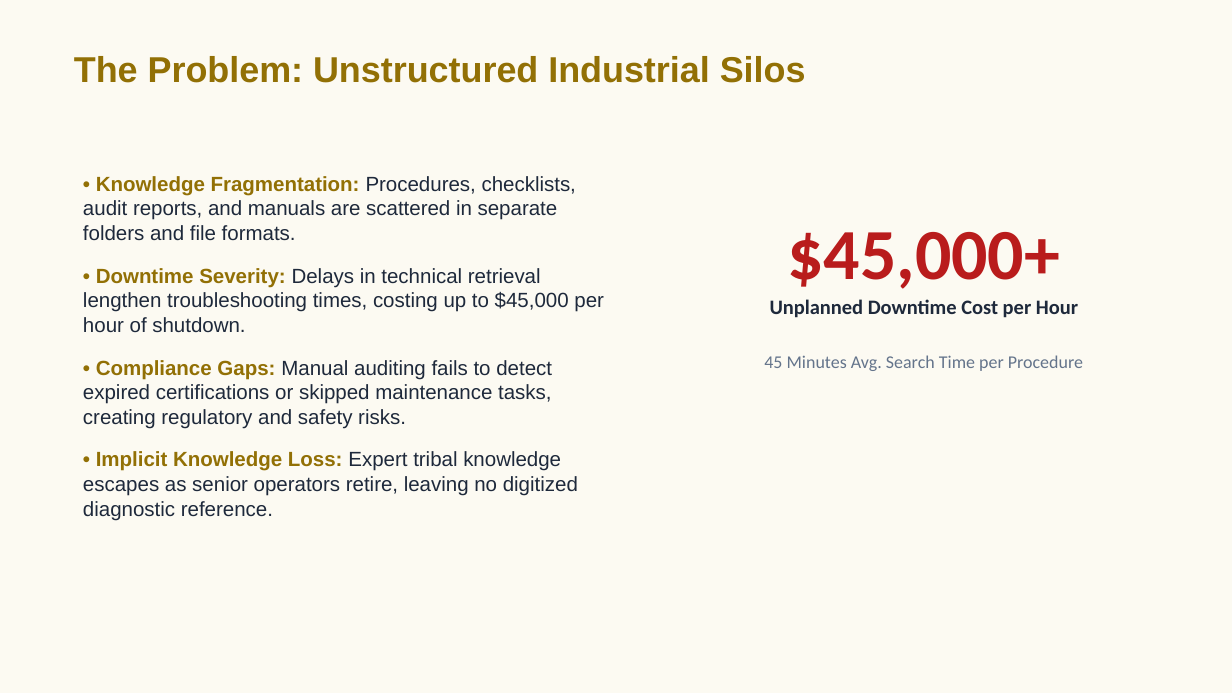
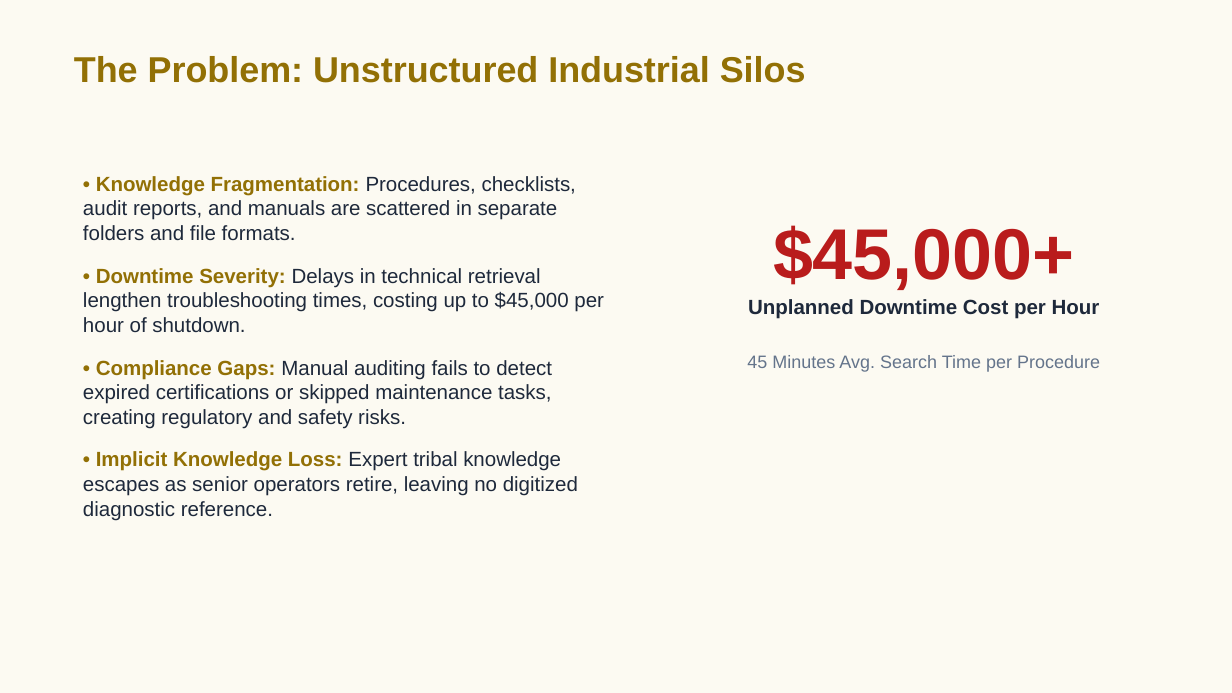
Before and after one commit to NITESH100LANKI/INDUS-BRAIN-AI, a slide deck: slide 2 of deliverables/INDUS_BRAIN_AI_Final_Pitch.pptx. Drawn at 1232x693 pixels with LibreOffice and Linux fonts; fonts in the diff are those of the drawing. Boxes give left, top, right and bottom in pixels: in the first picture for what was removed or moved away, otherwise in the second. Text is boxed around its words. In the diff, an @@ line names an element or a change of style, - is before the commit and + after.

```diff
--- a/deliverables/INDUS_BRAIN_AI_Final_Pitch.pptx
+++ b/deliverables/INDUS_BRAIN_AI_Final_Pitch.pptx
@@ background #FFFFFF to #FCFAF2 @@
@@ rectangle removed at (0, 0, 1232, 693) @@
@@ text "$45,000+" at (747, 225, 1100, 372): font Calibri to Arial @@
```
Also in this commit, not shown: 15 other slides changed, 1 other file.
